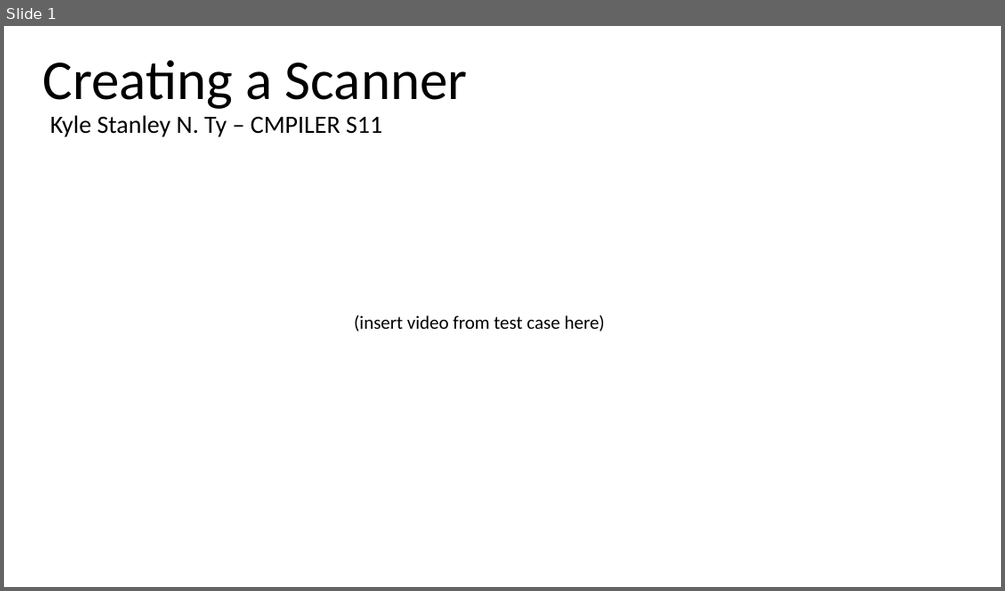
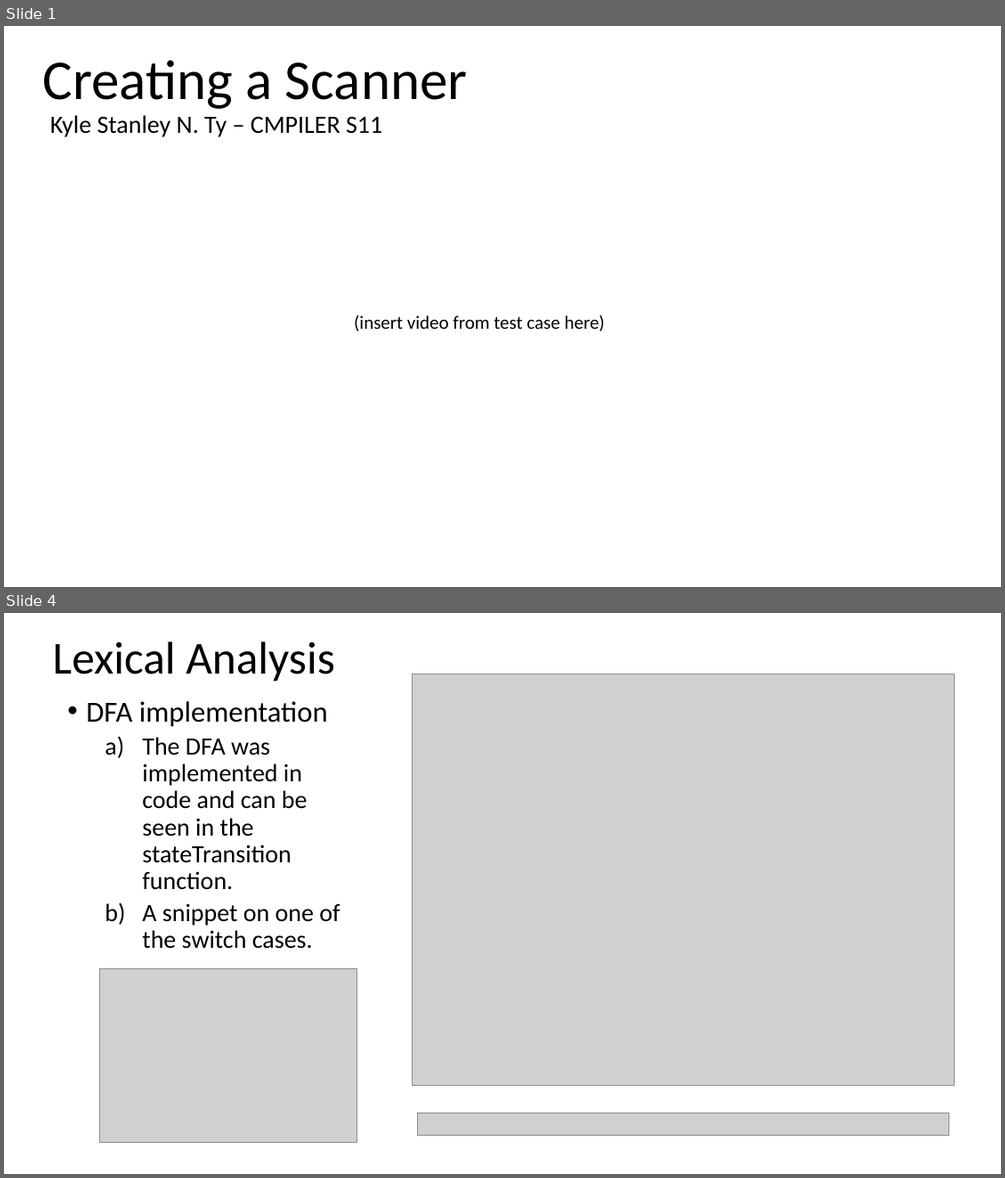
Before and after one commit to Jade03022/Scanner-Problem-Set, a slide deck: Creating a Scanner.pptx. Shown one above the other, each under a label of ours: slide 1 before the commit, slides 1 and 4 after it; the slides between them are not shown. The pictures are 1005x591 and 1005x1178 pixels, drawn with LibreOffice and Linux fonts; fonts in the diff are those of the drawing; grey boxes stand for pictures. Boxes give left, top, right and bottom in pixels: in the first picture for what was removed or moved away, otherwise in the second. Text is boxed around its words. In the diff, an @@ line names an element or a change of style, - is before the commit and + after.

```diff
--- a/Creating a Scanner.pptx
+++ b/Creating a Scanner.pptx
@@ slide 4 added at bbox=[4, 613, 1001, 1174], background #FFFFFF @@
@@ title added at bbox=[53, 641, 335, 682], 44 pt, text #000000 @@
+Lexical Analysis
@@ picture added at bbox=[413, 674, 955, 1086] @@
@@ text added at bbox=[86, 701, 340, 949], 24 pt, text #000000 @@
+• DFA implementation
+  a) The DFA was implemented in code and can be seen in the stateTransition function.
+  b) A snippet on one of the switch cases.
@@ picture added at bbox=[99, 969, 357, 1142] @@
@@ picture added at bbox=[418, 1112, 950, 1135] @@
```
Also in this commit, not shown: 1 slide changed, 3 other slides added, 3 slides removed.
